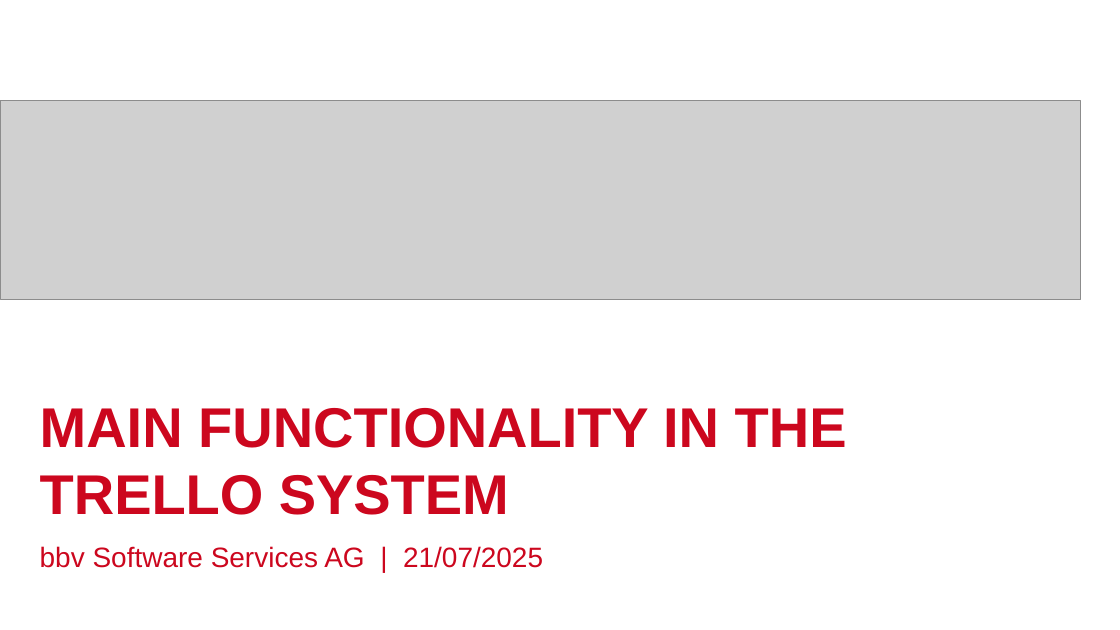
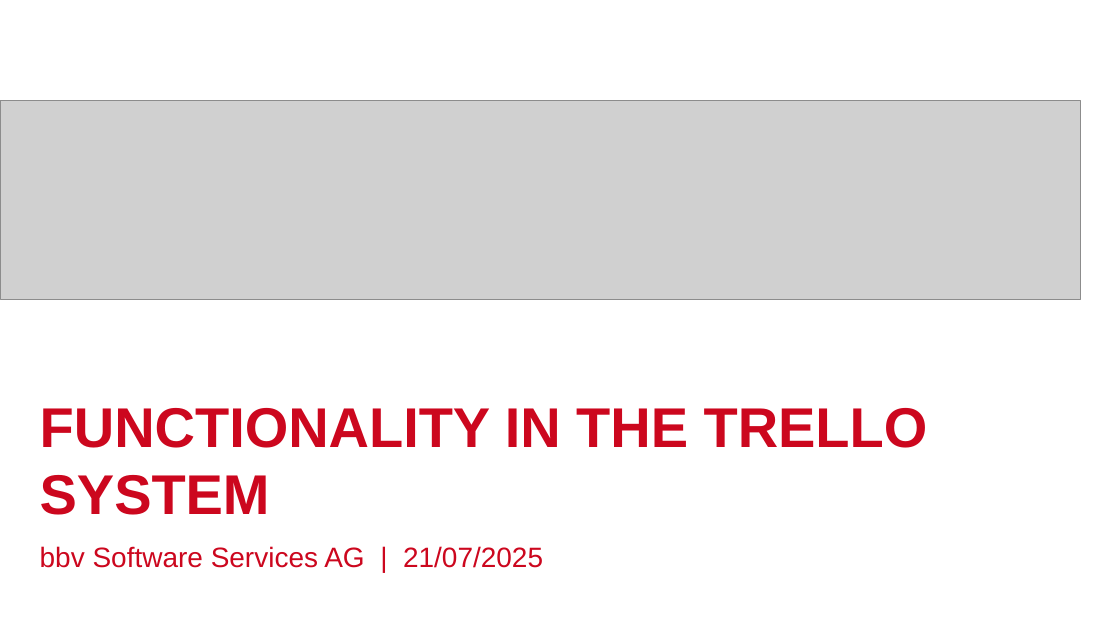
Before and after one commit to khoado-dev/YPP4-KhoaDo, a slide deck: slide 2 of Documents/Presentation/IntroductionFunctionInTrelloSystem.pptx. Drawn at 1120x630 pixels with LibreOffice and Linux fonts; fonts in the diff are those of the drawing; grey boxes stand for pictures; background and template pictures are left out. Boxes give left, top, right and bottom in pixels: in the first picture for what was removed or moved away, otherwise in the second. Text is boxed around its words. In the diff, an @@ line names an element or a change of style, - is before the commit and + after.

```diff
--- a/Documents/Presentation/IntroductionFunctionInTrelloSystem.pptx
+++ b/Documents/Presentation/IntroductionFunctionInTrelloSystem.pptx
@@ title at [40,408,928,515]: text changed @@
-MAIN FUNCTIONALITY IN THE TRELLO SYSTEM
+FUNCTIONALITY IN THE TRELLO SYSTEM
```
Also in this commit, not shown: 4 other files.
